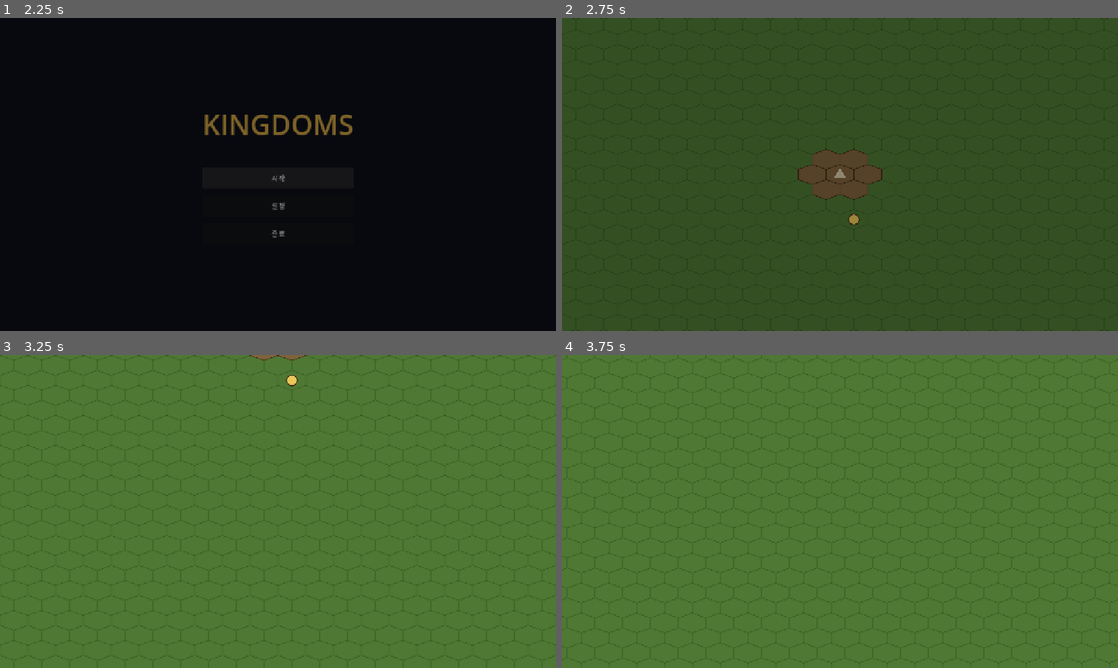
Above: before the commit, frames 1-4 (two rows, left to right).
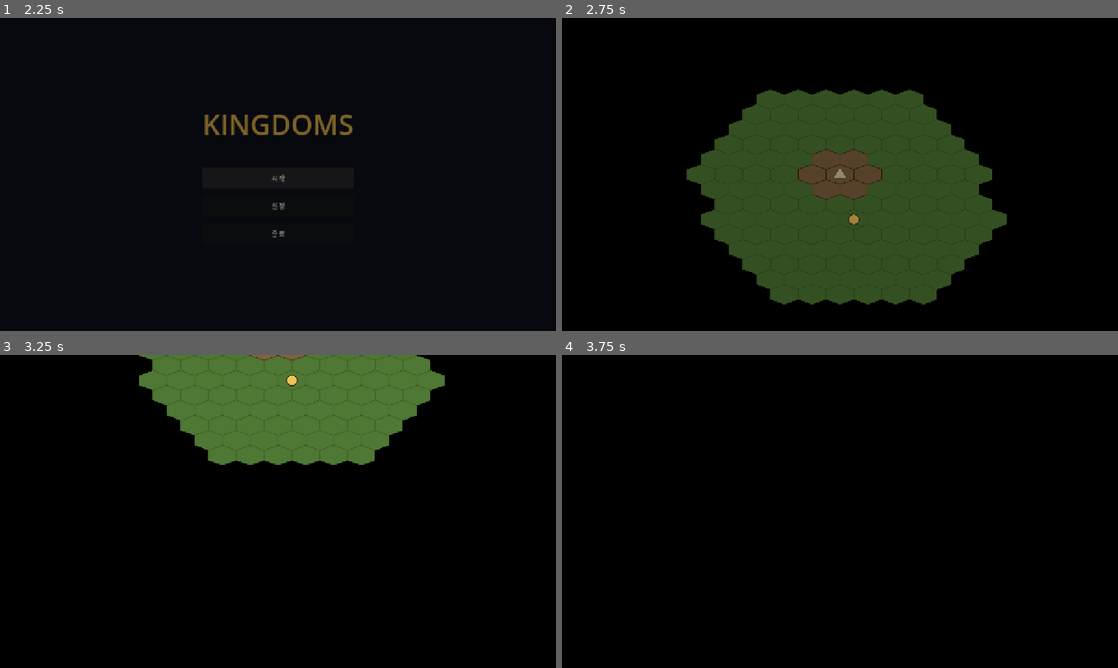
Above: after the commit, the same moments.

Repository: Johnyworld/kingdoms
Game: Godot game, scene res://scenes/splash/splash.tscn
Two runs of this game, one before a commit and one after it. Both use one fixed random seed, a clock stepped at 60 frames per second and the inputs below.
Inputs (mouse positions are in pixels of both pictures, inside the frame that each line leads up to):
- Up to frame 1 (2.25 s): move the mouse to (400, 158) at 0.52 s; hold D 0.53-1.25 s; click (400, 158) at 0.67 s; click "시작" at 1.25 s; click "시작" at 2 s
- Up to frame 2 (2.75 s): no input
- Up to frame 3 (3.25 s): move the mouse to (166, 527) at 2.77 s; hold S from 2.78 s (still down)
- Up to frame 4 (3.75 s): move the mouse to (895, 442) at 3.52 s; release S at 3.53 s; hold D from 3.53 s (still down)

Frame 1 is identical in both runs. In frame 2, 71% of the frame differs, in the area x 0-100%, y 0-100%; in frame 3, 85%; in frame 4, 100%.

Commit message:
Fog of war 추가: 주인공/캠프 시야(5) 기준 2레이어 안개
- 미탐험(완전 검정) / 탐험됨·시야 밖(50% 검정, 지형만) / 시야 안(완전 표시)
- character·camp에 vision 능력치(5) 추가
- 카메라에 보이는 셀만 그려 300x300 맵 성능 확보

Co-Authored-By: Claude Opus 4.8 (1M context) <noreply@anthropic.com>

Diff:
--- a/scenes/camp/camp.gd
+++ b/scenes/camp/camp.gd
@@ -16,6 +16,9 @@
 	"철괴": 10,
 }
 
+# --- 능력치 ---
+var vision := 5   # 시야
+
 var cells: Array[Vector2i] = []
 var _terrain: TileMapLayer
 var _center_cell: Vector2i
@@ -32,6 +35,10 @@
 ## 해당 셀이 캠프 영역에 포함되는지.
 func contains_cell(cell: Vector2i) -> bool:
 	return cell in cells
+
+## 캠프 중심 셀(시야 계산 기준점).
+func center_cell() -> Vector2i:
+	return _center_cell
 
 func _draw() -> void:
 	if _terrain == null:
--- a/scenes/character/character.gd
+++ b/scenes/character/character.gd
@@ -9,6 +9,7 @@
 @export var charm := 10        # 매력
 @export var luck := 8          # 행운
 @export var movement := 5      # 이동력
+@export var vision := 5        # 시야
 @export var leadership := 7    # 지휘력
 @export var eloquence := 9     # 화술
 @export var diligence := 5     # 성실함
--- /dev/null
+++ b/scenes/game/fog.gd
@@ -0,0 +1,97 @@
+extends Node2D
+## Fog of war 오버레이. 맵 전체를 검정으로 덮되, 시야/탐험 상태에 따라 3단계로 표현한다.
+## - 탐험 안 됨: 불투명 검정 (아무것도 안 보임)
+## - 탐험됨 + 현재 시야 밖: 50% 검정 (지형만 보임)
+## - 현재 시야 안: 그리지 않음 (완전히 보임)
+##
+## 맵이 300x300(9만 셀)이라 매 갱신마다 전부 그리면 무겁다.
+## 카메라에 보이는 셀 범위만 계산해 그리고, 그 범위가 바뀔 때만 다시 그린다.
+
+const UNSEEN_COLOR := Color(0, 0, 0, 1.0)     # 미탐험: 완전 검정
+const EXPLORED_COLOR := Color(0, 0, 0, 0.5)   # 탐험됨(시야 밖): 반투명 검정
+
+var _terrain: TileMapLayer
+var _map_w := 0
+var _map_h := 0
+
+# 현재 시야에 들어온 셀 집합(cell -> true).
+var _visible: Dictionary = {}
+# 한 번이라도 시야에 들어온 적 있는 셀 집합(cell -> true).
+var _explored: Dictionary = {}
+
+# 마지막으로 그린 화면상 셀 범위. 카메라 이동/줌 감지에 사용.
+var _last_bounds := Rect2i(0, 0, -1, -1)
+
+func setup(terrain: TileMapLayer, map_width: int, map_height: int) -> void:
+	_terrain = terrain
+	_map_w = map_width
+	_map_h = map_height
+
+## 현재 시야 셀 집합으로 갱신한다. 새로 보인 셀은 탐험됨으로 기록된다.
+func update_visible(cells: Dictionary) -> void:
+	_visible = cells
+	for c in cells:
+		_explored[c] = true
+	queue_redraw()
+
+func _process(_delta: float) -> void:
+	# 카메라가 움직이거나 줌이 바뀌어 보이는 셀 범위가 달라지면 다시 그린다.
+	if _terrain != null and _visible_cell_bounds() != _last_bounds:
+		queue_redraw()
+
+func _draw() -> void:
+	if _terrain == null:
+		return
+	var bounds := _visible_cell_bounds()
+	_last_bounds = bounds
+	var ts := Vector2(_terrain.tile_set.tile_size)
+	var hw := ts.x * 0.5
+	var hh := ts.y * 0.5
+	for y in range(bounds.position.y, bounds.end.y):
+		for x in range(bounds.position.x, bounds.end.x):
+			var cell := Vector2i(x, y)
+			if _visible.has(cell):
+				continue  # 완전히 보이는 칸은 안개를 그리지 않는다.
+			_draw_hex(cell, EXPLORED_COLOR if _explored.has(cell) else UNSEEN_COLOR, hw, hh)
+
+## 한 셀에 타일 크기에 맞춘 헥스를 채워 그린다.
+func _draw_hex(cell: Vector2i, color: Color, hw: float, hh: float) -> void:
+	var c := _terrain.map_to_local(cell)
+	var pts := PackedVector2Array([
+		c + Vector2(0.0, -hh),
+		c + Vector2(hw, -hh * 0.5),
+		c + Vector2(hw, hh * 0.5),
+		c + Vector2(0.0, hh),
+		c + Vector2(-hw, hh * 0.5),
+		c + Vector2(-hw, -hh * 0.5),
+	])
+	draw_colored_polygon(pts, color)
+
+## 카메라에 보이는 화면 영역을 셀 범위(Rect2i)로 변환한다.
+## 뷰포트 네 모서리를 월드 좌표로 역변환한 뒤 셀 좌표로 바꿔 최소/최대를 취한다.
+func _visible_cell_bounds() -> Rect2i:
+	var inv := get_canvas_transform().affine_inverse()
+	var vr := get_viewport_rect()
+	var corners := [
+		vr.position,
+		Vector2(vr.end.x, vr.position.y),
+		vr.end,
+		Vector2(vr.position.x, vr.end.y),
+	]
+	var min_c := Vector2i(1 << 30, 1 << 30)
+	var max_c := Vector2i(-(1 << 30), -(1 << 30))
+	for corner in corners:
+		var world: Vector2 = inv * corner
+		var cell := _terrain.local_to_map(_terrain.to_local(world))
+		min_c.x = mini(min_c.x, cell.x)
+		min_c.y = mini(min_c.y, cell.y)
+		max_c.x = maxi(max_c.x, cell.x)
+		max_c.y = maxi(max_c.y, cell.y)
+
+	# 헥스 행 오프셋과 화면 경계를 감안해 약간 여유를 둔다.
+	var margin := 3
+	min_c.x = clampi(min_c.x - margin, 0, _map_w - 1)
+	min_c.y = clampi(min_c.y - margin, 0, _map_h - 1)
+	max_c.x = clampi(max_c.x + margin, 0, _map_w - 1)
+	max_c.y = clampi(max_c.y + margin, 0, _map_h - 1)
+	return Rect2i(min_c, max_c - min_c + Vector2i(1, 1))
--- a/scenes/game/game.gd
+++ b/scenes/game/game.gd
@@ -22,6 +22,7 @@
 @onready var overlay = $RangeOverlay
 @onready var camp = $Camp
 @onready var camp_menu = $CampMenu
+@onready var fog = $Fog
 
 var _min_pos: Vector2
 var _max_pos: Vector2
@@ -38,6 +39,8 @@
 	overlay.setup(terrain)
 	camp.setup(terrain, Vector2i(MAP_WIDTH / 2, MAP_HEIGHT / 2))
 	_place_hero()
+	fog.setup(terrain, MAP_WIDTH, MAP_HEIGHT)
+	_update_fog()
 
 ## 맵 전체를 초원 타일로 채운다.
 func _generate_map() -> void:
@@ -99,6 +102,32 @@
 	_reachable = dist
 	overlay.show_ranges(move_cells, attack_cells)
 
+## 시작 셀에서 반경(헥스 거리)만큼 도달 가능한 셀들을 BFS로 구한다.
+func _cells_within(start: Vector2i, radius: int) -> Array:
+	var dist := {start: 0}
+	var frontier: Array[Vector2i] = [start]
+	while not frontier.is_empty():
+		var cur: Vector2i = frontier.pop_front()
+		var d: int = dist[cur]
+		if d >= radius:
+			continue
+		for n in terrain.get_surrounding_cells(cur):
+			if not _in_bounds(n) or dist.has(n):
+				continue
+			dist[n] = d + 1
+			frontier.append(n)
+	return dist.keys()
+
+## 모든 시야원(주인공 + 캠프)을 합쳐 현재 시야 셀을 계산하고 안개를 갱신한다.
+func _update_fog() -> void:
+	var visible := {}
+	var hero_cell := terrain.local_to_map(hero.position)
+	for c in _cells_within(hero_cell, hero.vision):
+		visible[c] = true
+	for c in _cells_within(camp.center_cell(), camp.vision):
+		visible[c] = true
+	fog.update_visible(visible)
+
 ## 좌클릭 처리.
 ## - 선택 안 됨: 주인공 칸을 클릭하면 선택한다.
 ## - 선택됨: 이동 범위 칸이면 이동, 그 외 칸이면 선택 해제한다.
@@ -121,6 +150,7 @@
 	# 여기부터는 선택된 상태.
 	if _reachable.has(cell) and _reachable[cell] >= 1 and _reachable[cell] <= hero.movement:
 		hero.position = terrain.map_to_local(cell)
+		_update_fog()
 	_deselect()
 
 ## 주인공을 선택하고 이동/공격 범위를 표시한다.
--- a/scenes/game/game.tscn
+++ b/scenes/game/game.tscn
@@ -6,6 +6,7 @@
 [ext_resource type="Script" path="res://scenes/game/range_overlay.gd" id="4"]
 [ext_resource type="Script" path="res://scenes/camp/camp.gd" id="5"]
 [ext_resource type="Script" path="res://scenes/camp/camp_menu.gd" id="6"]
+[ext_resource type="Script" path="res://scenes/game/fog.gd" id="7"]
 
 [node name="Game" type="Node2D"]
 script = ExtResource("1")
@@ -21,6 +22,10 @@
 
 [node name="Hero" parent="." instance=ExtResource("3")]
 
+[node name="Fog" type="Node2D" parent="."]
+z_index = 10
+script = ExtResource("7")
+
 [node name="Camera2D" type="Camera2D" parent="."]
 
 [node name="CampMenu" type="CanvasLayer" parent="."]
Not shown, added: scenes/game/fog.gd.uid
Not shown: 1 places in scenes/game/game.tscn that only renumber resources
